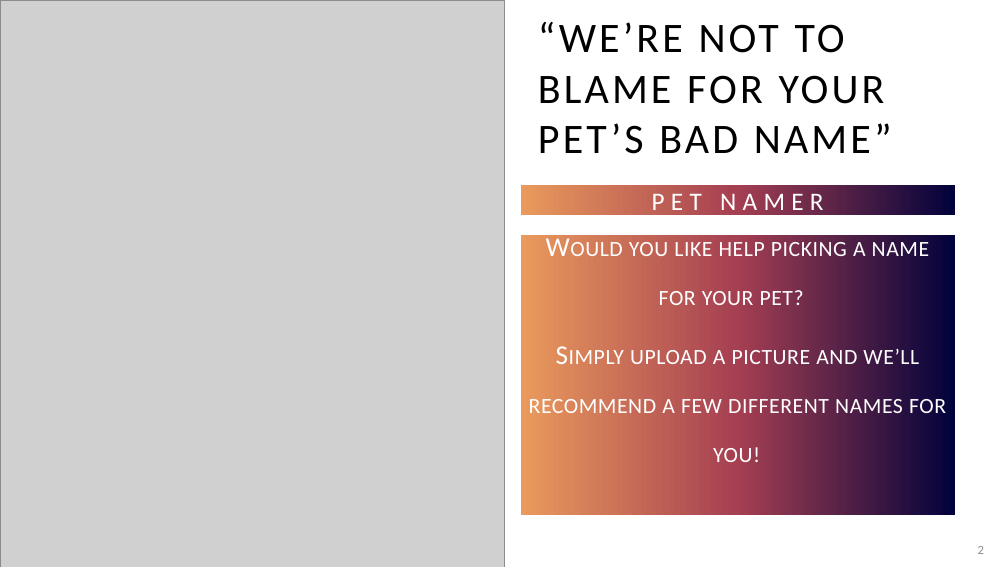
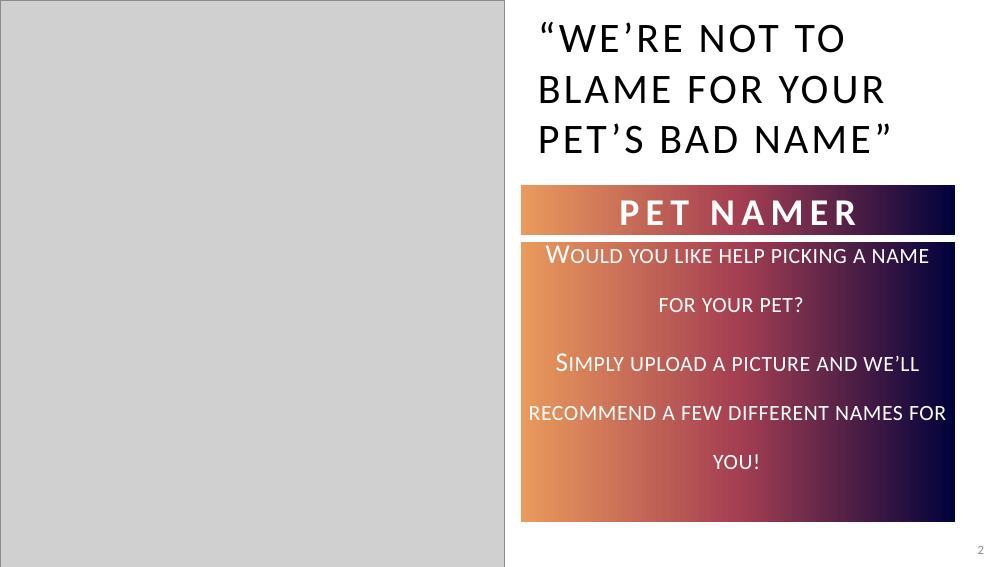
Before and after one commit to adriaonline/CPT200SP24-Team1, a slide deck: slide 2 of Phase 3 Docs/Phase 3 - Presentation.pptx. Drawn at 1008x567 pixels with LibreOffice and Linux fonts; fonts in the diff are those of the drawing; grey boxes stand for pictures. Boxes give left, top, right and bottom in pixels: in the first picture for what was removed or moved away, otherwise in the second. Text is boxed around its words. In the diff, an @@ line names an element or a change of style, - is before the commit and + after.

```diff
--- a/Phase 3 Docs/Phase 3 - Presentation.pptx
+++ b/Phase 3 Docs/Phase 3 - Presentation.pptx
@@ text "PET NAMER" resized from (x1=521, y1=185, x2=955, y2=216) to (x1=521, y1=185, x2=955, y2=235) @@
@@ text "PET NAMER" at (x1=521, y1=185, x2=955, y2=235): size 24 to 36 pt, bold on @@
@@ text "Would you like help picking ..." moved from (x1=521, y1=235, x2=955, y2=516) to (x1=521, y1=242, x2=955, y2=523) @@
```
Also in this commit, not shown: 5 other slides changed, 3 slides added, 13 slides removed, 1 other file.
